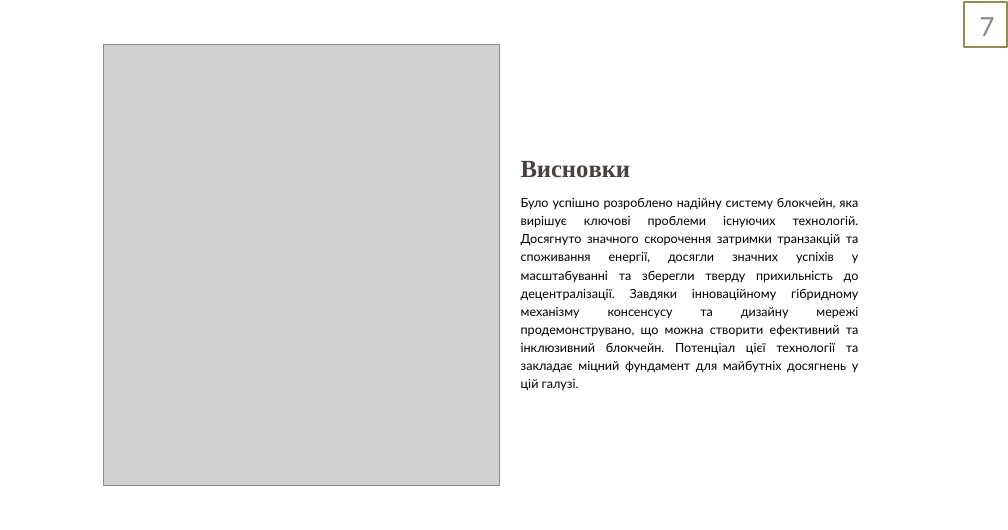
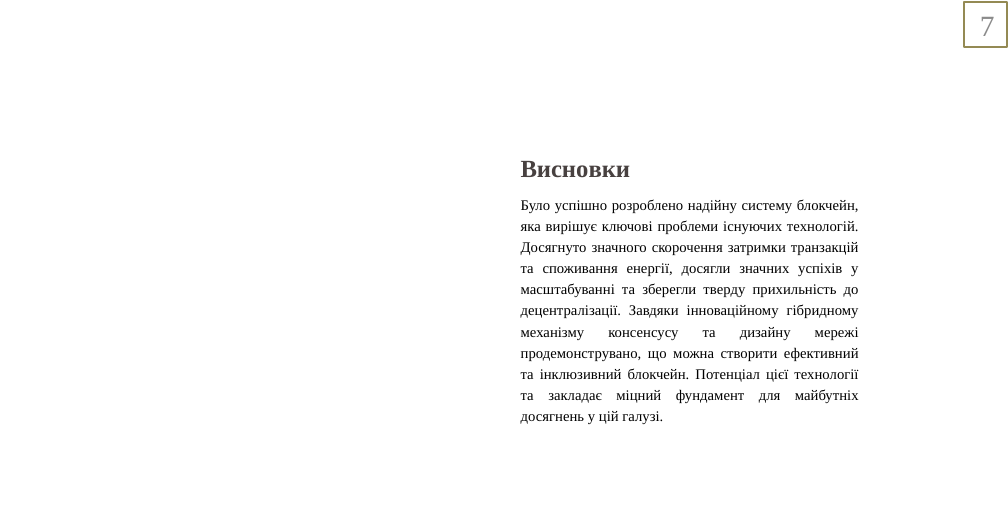
Before and after one commit to Sunr1s/BlockChain, a slide deck: slide 7 of blokchejn-platforma-dlya-avtomatizovanoyi-platizhnoyi-sistemi-zahist-zvitu-z-tehnologichnoyi-praktiki-2023-5-30-16-16-39.pptx. Drawn at 1008x530 pixels with LibreOffice and Linux fonts; fonts in the diff are those of the drawing; grey boxes stand for pictures. Boxes give left, top, right and bottom in pixels: in the first picture for what was removed or moved away, otherwise in the second. Text is boxed around its words. In the diff, an @@ line names an element or a change of style, - is before the commit and + after.

```diff
--- a/blokchejn-platforma-dlya-avtomatizovanoyi-platizhnoyi-sistemi-zahist-zvitu-z-tehnologichnoyi-praktiki-2023-5-30-16-16-39.pptx
+++ b/blokchejn-platforma-dlya-avtomatizovanoyi-platizhnoyi-sistemi-zahist-zvitu-z-tehnologichnoyi-praktiki-2023-5-30-16-16-39.pptx
@@ picture removed at box(103, 44, 499, 485) @@
@@ text "Було успішно розроблено надійну систему ..." at box(521, 199, 859, 424): size 12 to 14 pt, font Lato to Times New Roman @@
```
Also in this commit, not shown: 4 other slides changed, 13 other files.
